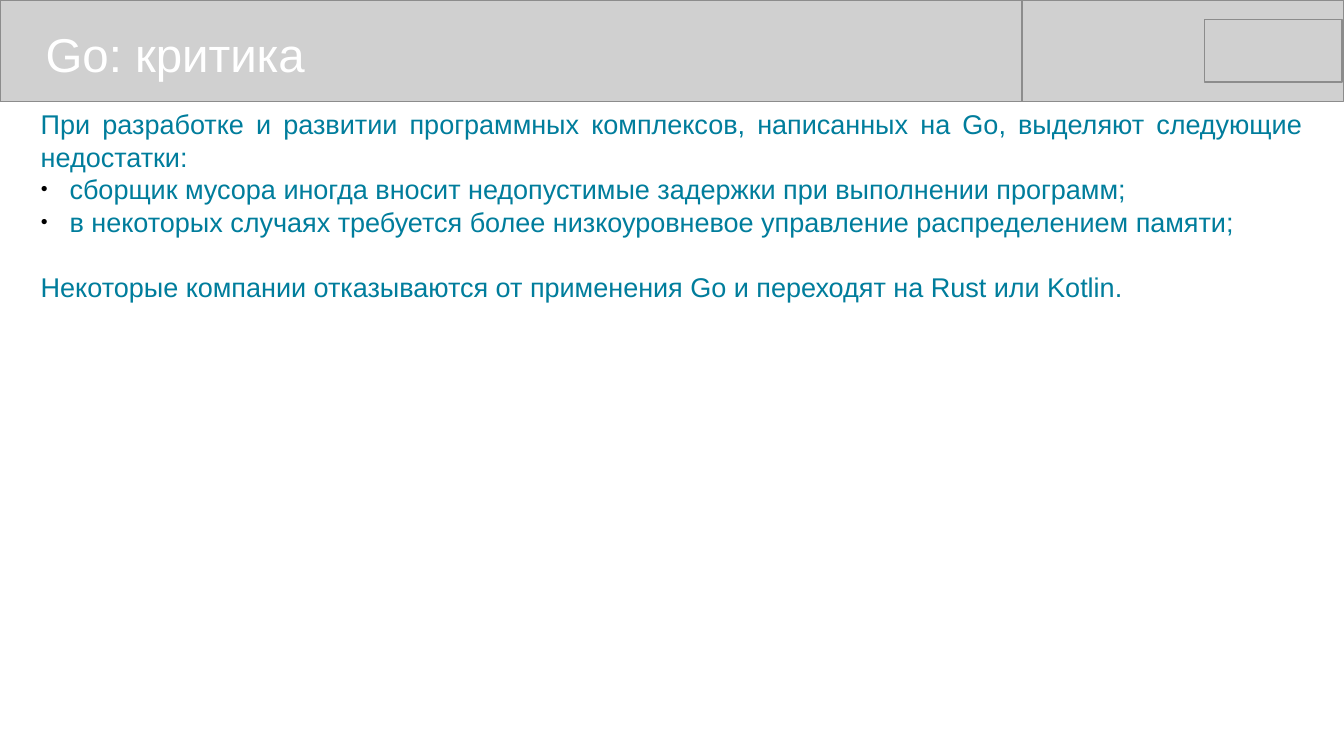
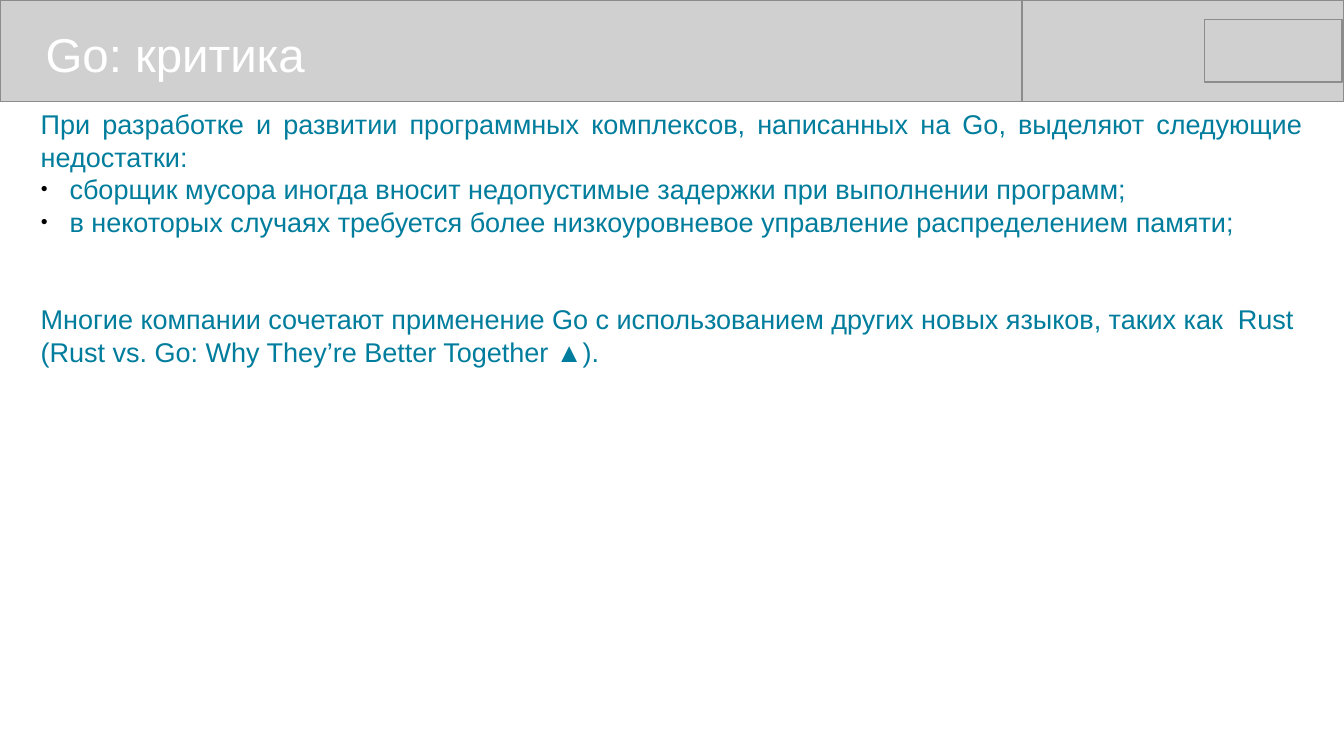
Before and after one commit to mike-shock/Go_language, a slide deck: slide 38 of Go_Review.odp. Drawn at 1344x756 pixels with LibreOffice and Linux fonts; fonts in the diff are those of the drawing; grey boxes stand for pictures. Boxes give left, top, right and bottom in pixels: in the first picture for what was removed or moved away, otherwise in the second. Text is boxed around its words. In the diff, an @@ line names an element or a change of style, - is before the commit and + after.

```diff
--- a/Go_Review.odp
+++ b/Go_Review.odp
@@ text at [41, 310, 1294, 367]: text changed @@
-Некоторые компании отказываются от применения Go и переходят на Rust или Kotlin.
+Многие компании сочетают применение Go с использованием других новых языков, таких как Rust
+(Rust vs. Go: Why They’re Better Together ▲).
```
Also in this commit, not shown: 9 other slides changed, 1 other file.
